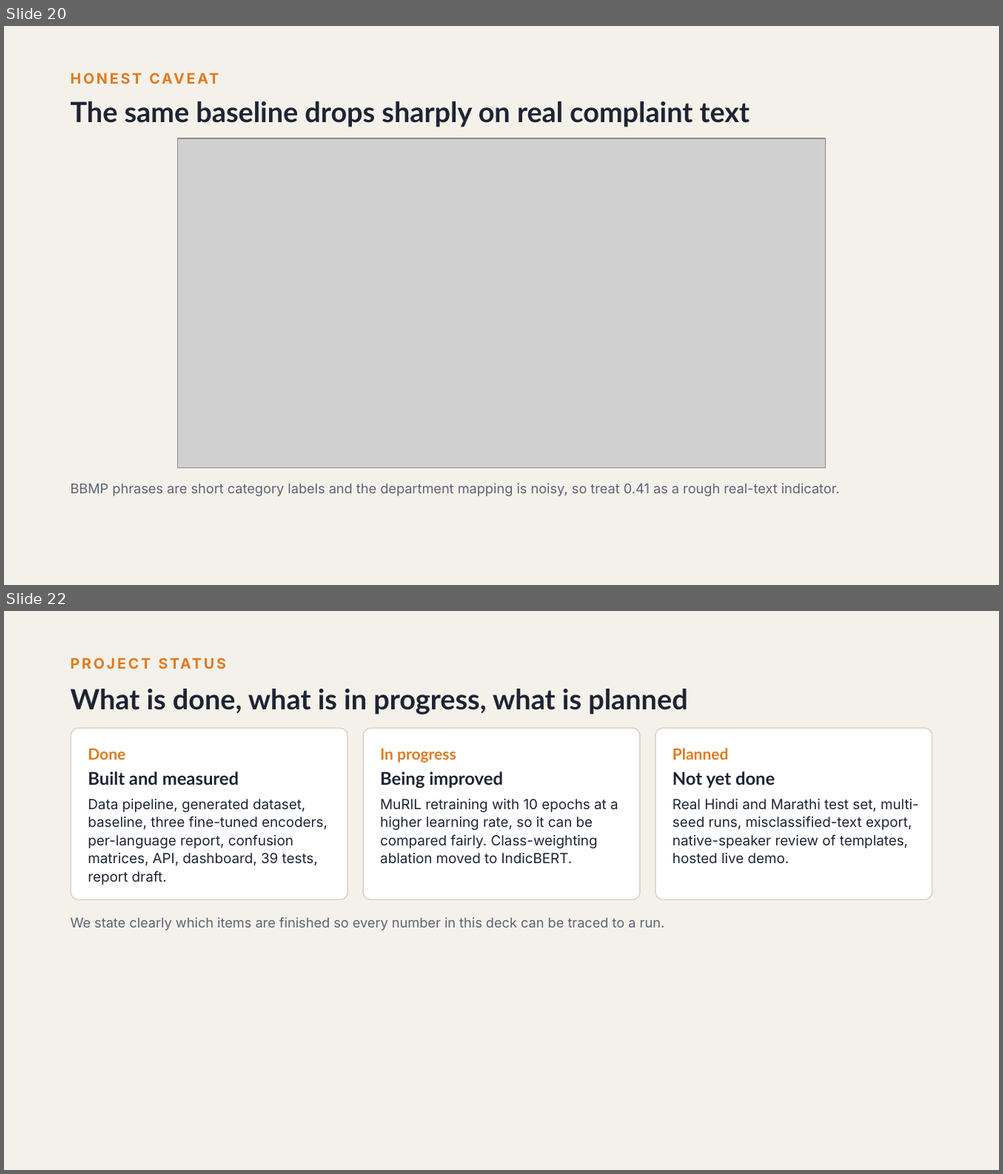
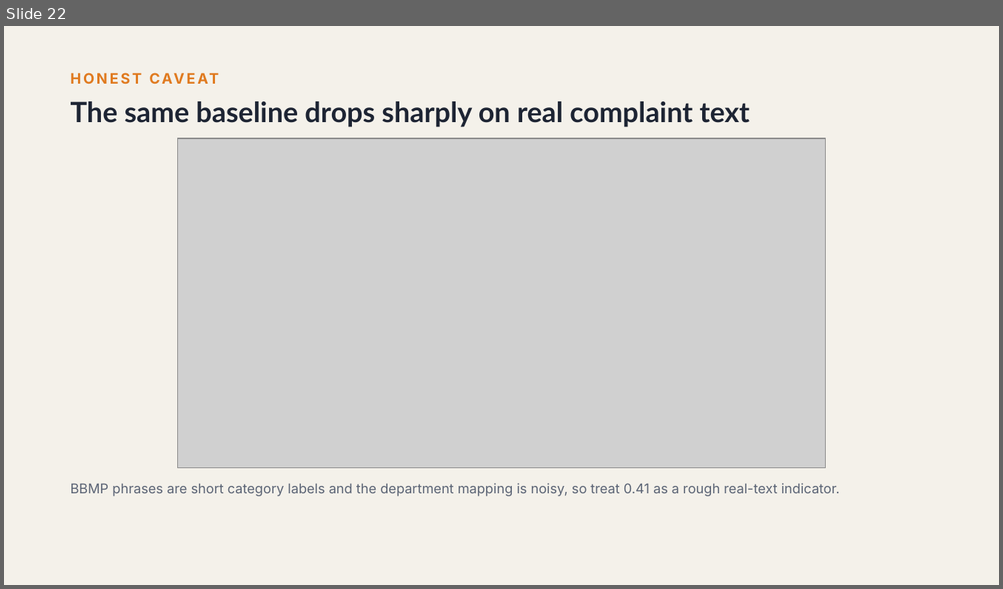
Before and after one commit to sam131725/public_grievenes, a slide deck: docs/slides/P8_Mid-term_Review.pptx. Shown one above the other, each under a label of ours: slides 20 and 22 before the commit, slide 22 after it; the slides between them are not shown. The pictures are 1003x1174 and 1003x589 pixels, drawn with LibreOffice and Linux fonts; fonts in the diff are those of the drawing; grey boxes stand for pictures. Boxes give left, top, right and bottom in pixels: in the first picture for what was removed or moved away, otherwise in the second. Text is boxed around its words. In the diff, an @@ line names an element or a change of style, - is before the commit and + after.

```diff
--- a/docs/slides/P8_Mid-term_Review.pptx
+++ b/docs/slides/P8_Mid-term_Review.pptx
@@ slide 22 removed at <box>4,611,999,1170</box>, background #F4F1EA @@
@@ text removed at <box>71,652,959,675</box> @@
-PROJECT STATUS
@@ title removed at <box>71,689,687,715</box> @@
-What is done, what is in progress, what is planned
@@ rounded rectangle removed at <box>71,728,348,900</box> @@
@@ rounded rectangle removed at <box>363,728,640,900</box> @@
@@ rounded rectangle removed at <box>655,728,932,900</box> @@
@@ text removed at <box>88,748,125,760</box> @@
-Done
@@ text removed at <box>380,748,456,763</box> @@
-In progress
@@ text removed at <box>672,748,728,760</box> @@
-Planned
@@ text removed at <box>88,772,239,785</box> @@
-Built and measured
@@ text removed at <box>380,772,503,789</box> @@
-Being improved
@@ text removed at <box>672,772,774,788</box> @@
-Not yet done
@@ text removed at <box>88,799,327,885</box> @@
-Data pipeline, generated dataset, baseline, three fine-tuned encoders, per-language report, confusion matrices, API, dashboard, 39 tests, report draft.
@@ text removed at <box>380,799,618,864</box> @@
-MuRIL retraining with 10 epochs at a higher learning rate, so it can be compared fairly. Class-weighting ablation moved to IndicBERT.
@@ text removed at <box>672,799,919,863</box> @@
-Real Hindi and Marathi test set, multi-seed runs, misclassified-text export, native-speaker review of templates, hosted live demo.
@@ text removed at <box>71,917,665,931</box> @@
-We state clearly which items are finished so every number in this deck can be traced to a run.
@@ what was slide 20 is now slide 22 @@
```
Also in this commit, not shown: 4 slides changed, 3 slides added, 1 other slide removed.
